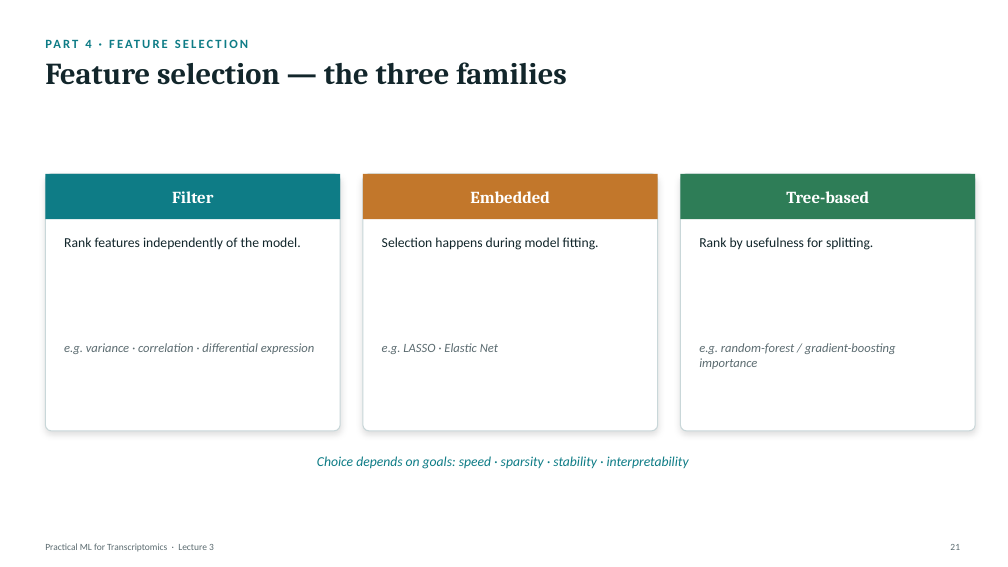
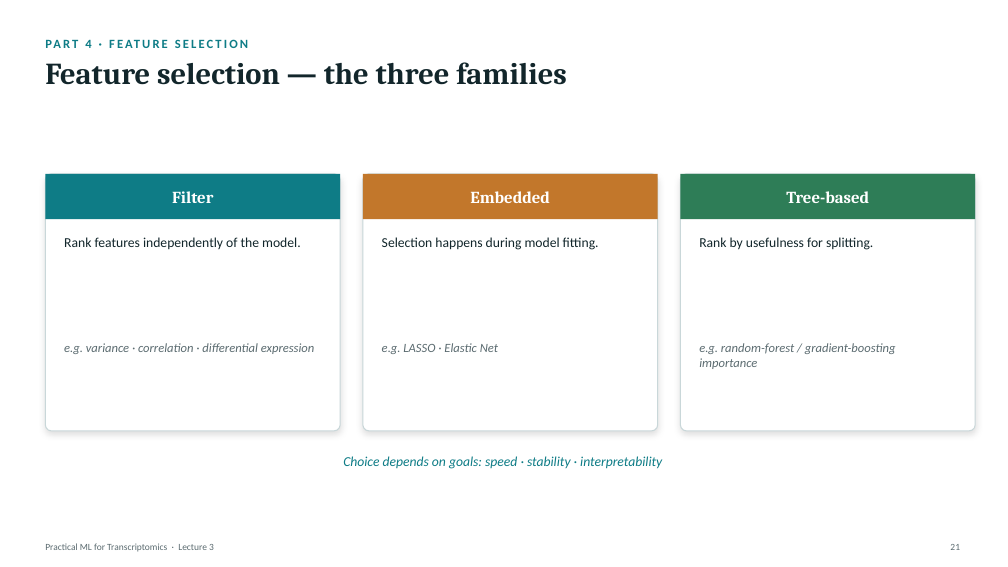
Before and after one commit to zhanyinx/ml26, a slide deck: slide 8 of lessons/lesson03_feature_engineering/theory/slides/Lecture3 - Feature Engineering and Biological Representation.pptx. Drawn at 1008x567 pixels with LibreOffice and Linux fonts; fonts in the diff are those of the drawing. Boxes give left, top, right and bottom in pixels: in the first picture for what was removed or moved away, otherwise in the second. Text is boxed around its words. In the diff, an @@ line names an element or a change of style, - is before the commit and + after.

```diff
--- a/lessons/lesson03_feature_engineering/theory/slides/Lecture3 - Feature Engineering and Biological Representation.pptx
+++ b/lessons/lesson03_feature_engineering/theory/slides/Lecture3 - Feature Engineering and Biological Representation.pptx
@@ text at (343, 456, 662, 469): text changed @@
-Choice depends on goals: speed · sparsity · stability · interpretability
+Choice depends on goals: speed · stability · interpretability
```
Also in this commit, not shown: 4 other slides changed.
